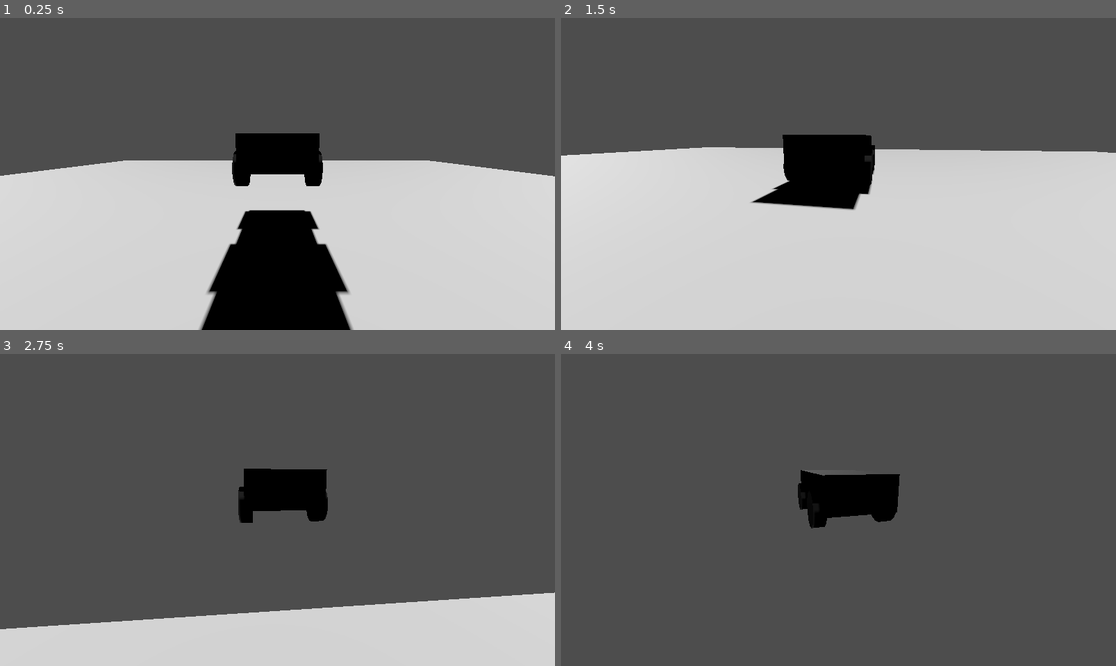
Above: before the commit, frames 1-4 (two rows, left to right).
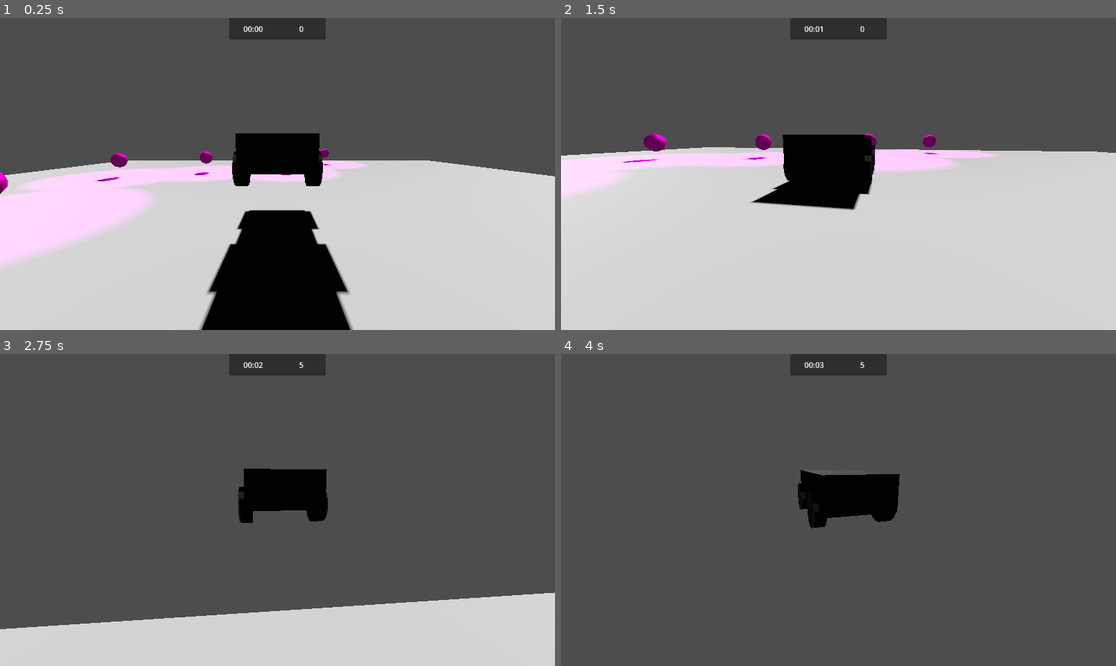
Above: after the commit, the same moments.

Repository: MilanVasko/ludum-dare-54
Game: Godot game, scene res://main.tscn
The game is run twice, just before and just after one commit, with the same random seed, the same clock (stepped at 60 frames per second) and the same inputs.
Inputs (mouse positions are in pixels of both pictures, inside the frame that each line leads up to):
- Up to frame 1 (0.25 s): no input
- Up to frame 2 (1.5 s): move the mouse to (866, 174) at 0.52 s; hold W (forward) from 0.53 s (still down); move the mouse to (810, 174) at 1.27 s
- Up to frame 3 (2.75 s): keep holding W (forward); move the mouse to (288, 503) at 2.02 s
- Up to frame 4 (4 s): keep holding W (forward); move the mouse to (832, 516) at 2.77 s; tap Enter at 3.5 s; move the mouse to (877, 513) at 3.52 s

The runs differ from the first frame. In frame 1, 7.8% of the frame differs, in the area x 0-67%, y 0-79%; in frame 2, 4.9%; in frame 3, 1.2%; in frame 4, 1.2%.

Commit message:
Add time and score

Diff:
--- /dev/null
+++ b/bounce/bounce.gd
@@ -0,0 +1,10 @@
+extends Node3D
+
+@export var speed := 5.0
+@export var transform_distance := 0.3
+
+var accum_x := 0.0
+
+func _process(delta: float) -> void:
+	accum_x = fmod(accum_x + delta * speed, 2.0 * PI)
+	position.y = sin(accum_x) * transform_distance
--- /dev/null
+++ b/hud/hud.tscn
@@ -0,0 +1,27 @@
+[gd_scene load_steps=3 format=3 uid="uid://cd1dcvn41457k"]
+
+[ext_resource type="PackedScene" uid="uid://baif8kyaxf76q" path="res://hud/time/time.tscn" id="1_q6un6"]
+[ext_resource type="PackedScene" uid="uid://b716w73tibqwd" path="res://hud/score/score.tscn" id="2_yxe5x"]
+
+[node name="HUD" type="Control"]
+layout_mode = 3
+anchors_preset = 15
+anchor_right = 1.0
+anchor_bottom = 1.0
+grow_horizontal = 2
+grow_vertical = 2
+
+[node name="TopPanel" type="Panel" parent="."]
+layout_mode = 1
+anchors_preset = -1
+anchor_left = 0.5
+anchor_right = 0.5
+offset_left = -100.0
+offset_right = 100.0
+offset_bottom = 45.0
+
+[node name="Time" parent="TopPanel" instance=ExtResource("1_q6un6")]
+layout_mode = 1
+
+[node name="Score" parent="TopPanel" instance=ExtResource("2_yxe5x")]
+layout_mode = 1
--- /dev/null
+++ b/hud/score/score.gd
@@ -0,0 +1,4 @@
+extends Label
+
+func _on_score_changed(new_score: int) -> void:
+	text = str(new_score)
--- /dev/null
+++ b/hud/score/score.tscn
@@ -0,0 +1,15 @@
+[gd_scene load_steps=2 format=3 uid="uid://b716w73tibqwd"]
+
+[ext_resource type="Script" path="res://hud/score/score.gd" id="1_4buwa"]
+
+[node name="Score" type="Label" groups=["score_subscriber"]]
+anchors_preset = -1
+anchor_left = 0.5
+anchor_right = 1.0
+anchor_bottom = 1.0
+grow_horizontal = 2
+grow_vertical = 2
+text = "asdsda"
+horizontal_alignment = 1
+vertical_alignment = 1
+script = ExtResource("1_4buwa")
--- /dev/null
+++ b/hud/time/time.gd
@@ -0,0 +1,12 @@
+extends Label
+
+func _on_time_changed(new_time: float) -> void:
+	text = format_time(new_time)
+
+func format_time(time: float) -> String:
+	var seconds := int(time) % 60
+	var minutes := int(time / 60.0)
+	return zero_padding(minutes) + str(minutes) + ":" + zero_padding(seconds) + str(seconds)
+
+func zero_padding(value: int) -> String:
+	return "0" if value < 10 else ""
--- /dev/null
+++ b/hud/time/time.tscn
@@ -0,0 +1,11 @@
+[gd_scene load_steps=2 format=3 uid="uid://baif8kyaxf76q"]
+
+[ext_resource type="Script" path="res://hud/time/time.gd" id="1_g0bbi"]
+
+[node name="Time" type="Label" groups=["time_subscriber"]]
+anchors_preset = -1
+anchor_right = 0.5
+anchor_bottom = 1.0
+horizontal_alignment = 1
+vertical_alignment = 1
+script = ExtResource("1_g0bbi")
--- a/main.tscn
+++ b/main.tscn
@@ -1,7 +1,10 @@
-[gd_scene load_steps=3 format=3 uid="uid://dovgqieigtghl"]
+[gd_scene load_steps=6 format=3 uid="uid://dovgqieigtghl"]
 
 [ext_resource type="PackedScene" uid="uid://kf16ugkwc4lc" path="res://player_car/player_car.tscn" id="1_cpk7c"]
 [ext_resource type="PackedScene" uid="uid://bup6esxve74eg" path="res://level1/level1.tscn" id="2_rmndt"]
+[ext_resource type="PackedScene" uid="uid://cd1dcvn41457k" path="res://hud/hud.tscn" id="3_kho68"]
+[ext_resource type="PackedScene" uid="uid://bfyivs8vso6vj" path="res://score_collectible/score_collectible.tscn" id="4_l8af7"]
+[ext_resource type="PackedScene" uid="uid://chvqe8d3h05qp" path="res://time_keeper/time_keeper.tscn" id="5_h83nq"]
 
 [node name="Main" type="Node3D"]
 
@@ -13,3 +16,23 @@
 [node name="OmniLight3D" type="DirectionalLight3D" parent="."]
 transform = Transform3D(1, 0, 0, 0, 0.77332, 0.634015, 0, -0.634015, 0.77332, 0, 6.36696, 6.3523)
 shadow_enabled = true
+
+[node name="HUD" parent="." instance=ExtResource("3_kho68")]
+mouse_filter = 1
+
+[node name="ScoreCollectible" parent="." instance=ExtResource("4_l8af7")]
+transform = Transform3D(1, 0, 0, 0, 1, 0, 0, 0, 1, -0.77636, 0, 9.67991)
+
+[node name="ScoreCollectible2" parent="." instance=ExtResource("4_l8af7")]
+transform = Transform3D(1, 0, 0, 0, 1, 0, 0, 0, 1, 5.73255, 0, 9.67991)
+
+[node name="ScoreCollectible3" parent="." instance=ExtResource("4_l8af7")]
+transform = Transform3D(1, 0, 0, 0, 1, 0, 0, 0, 1, 9.03252, 0, -0.838013)
+
+[node name="ScoreCollectible4" parent="." instance=ExtResource("4_l8af7")]
+transform = Transform3D(1, 0, 0, 0, 1, 0, 0, 0, 1, 11.0092, 0, 7.27548)
+
+[node name="ScoreCollectible5" parent="." instance=ExtResource("4_l8af7")]
+transform = Transform3D(1, 0, 0, 0, 1, 0, 0, 0, 1, -5.32796, 0, 15.6475)
+
+[node name="TimeKeeper" parent="." instance=ExtResource("5_h83nq")]
--- a/player_car/player_car.gd
+++ b/player_car/player_car.gd
@@ -1,4 +1,6 @@
 extends VehicleBody3D
+
+@onready var score_keeper = $ScoreKeeper
 
 const MAX_ENGINE_FORCE := 400.0
 const MAX_BRAKE_FORCE := 5.0
@@ -7,7 +9,7 @@
 const STEER_SPEED := 5.0
 var steer_angle := 0.0
 
-func _process(delta: float) -> void:
+func _process(_delta: float) -> void:
 	if Input.is_action_just_pressed("ui_cancel"):
 		get_tree().quit()
 
@@ -26,3 +28,6 @@
 	elif steer_angle < steer_target:
 		steer_angle = min(steer_angle + steer_delta, steer_target)
 	steering = steer_angle
+
+func add_score(new_score: int) -> void:
+	score_keeper.add_score(new_score)
--- a/player_car/player_car.tscn
+++ b/player_car/player_car.tscn
@@ -1,14 +1,15 @@
-[gd_scene load_steps=6 format=3 uid="uid://kf16ugkwc4lc"]
+[gd_scene load_steps=7 format=3 uid="uid://kf16ugkwc4lc"]
 
 [ext_resource type="Script" path="res://player_car/player_car.gd" id="1_la0by"]
 [ext_resource type="PackedScene" uid="uid://dfgt0s85fcnto" path="res://player_car/player_car.glb" id="1_pw2fn"]
 [ext_resource type="PackedScene" uid="uid://da1atcj5fwvi3" path="res://player_car/wheel/wheel.tscn" id="3_fn13r"]
 [ext_resource type="PackedScene" uid="uid://by2c8n5h1mrn2" path="res://player_camera/player_camera.tscn" id="4_7qoj3"]
+[ext_resource type="PackedScene" uid="uid://dtmrsro6h4dyr" path="res://score_keeper/score_keeper.tscn" id="5_afi3m"]
 
 [sub_resource type="BoxShape3D" id="BoxShape3D_2mcdp"]
 size = Vector3(2, 1.3, 4)
 
-[node name="Car" type="VehicleBody3D"]
+[node name="PlayerCar" type="VehicleBody3D" groups=["player"]]
 center_of_mass_mode = 1
 script = ExtResource("1_la0by")
 
@@ -36,3 +37,5 @@
 transform = Transform3D(1, 0, 0, 0, 1, 0, 0, 0, 1, -1, 0.5, -1.2)
 
 [node name="Camera" parent="." instance=ExtResource("4_7qoj3")]
+
+[node name="ScoreKeeper" parent="." instance=ExtResource("5_afi3m")]
--- /dev/null
+++ b/score_collectible/score_collectible.gd
@@ -0,0 +1,9 @@
+extends Area3D
+
+@export
+var score_amount := 5
+
+func _on_body_entered(body: Node3D) -> void:
+	if body.has_method("add_score"):
+		body.add_score(score_amount)
+		queue_free()
--- /dev/null
+++ b/score_collectible/score_collectible.tscn
@@ -0,0 +1,28 @@
+[gd_scene load_steps=5 format=3 uid="uid://bfyivs8vso6vj"]
+
+[ext_resource type="Script" path="res://score_collectible/score_collectible.gd" id="1_de7wd"]
+[ext_resource type="PackedScene" uid="uid://dpqbyyi10s8i1" path="res://score_collectible/score_collectible.glb" id="1_p0m4i"]
+[ext_resource type="Script" path="res://bounce/bounce.gd" id="3_4bh1d"]
+
+[sub_resource type="SphereShape3D" id="SphereShape3D_lg5lw"]
+radius = 1.0
+
+[node name="ScoreCollectible" type="Area3D"]
+script = ExtResource("1_de7wd")
+
+[node name="Position" type="Node3D" parent="."]
+transform = Transform3D(1, 0, 0, 0, 1, 0, 0, 0, 1, 0, 1, 0)
+
+[node name="Mesh" parent="Position" instance=ExtResource("1_p0m4i")]
+script = ExtResource("3_4bh1d")
+speed = 4.0
+transform_distance = 0.2
+
+[node name="OmniLight3D" type="OmniLight3D" parent="Position/Mesh"]
+light_color = Color(1, 0, 1, 1)
+
+[node name="CollisionShape3D" type="CollisionShape3D" parent="."]
+transform = Transform3D(1, 0, 0, 0, 1, 0, 0, 0, 1, 0, 1, 0)
+shape = SubResource("SphereShape3D_lg5lw")
+
+[connection signal="body_entered" from="." to="." method="_on_body_entered"]
--- /dev/null
+++ b/score_keeper/score_keeper.gd
@@ -0,0 +1,13 @@
+extends Node
+
+var current_score := 0
+
+func _ready() -> void:
+	set_score(0)
+
+func add_score(new_score: int) -> void:
+	set_score(current_score + new_score)
+
+func set_score(new_score: int) -> void:
+	current_score = new_score
+	get_tree().call_group("score_subscriber", "_on_score_changed", new_score)
--- /dev/null
+++ b/score_keeper/score_keeper.tscn
@@ -0,0 +1,6 @@
+[gd_scene load_steps=2 format=3 uid="uid://dtmrsro6h4dyr"]
+
+[ext_resource type="Script" path="res://score_keeper/score_keeper.gd" id="1_ll8nr"]
+
+[node name="ScoreKeeper" type="Node"]
+script = ExtResource("1_ll8nr")
--- /dev/null
+++ b/time_keeper/time_keeper.gd
@@ -0,0 +1,13 @@
+extends Node
+
+var current_time := 0.0
+
+func _ready() -> void:
+	set_time(0.0)
+
+func _process(delta: float) -> void:
+	set_time(current_time + delta)
+
+func set_time(new_time: float) -> void:
+	current_time = new_time
+	get_tree().call_group("time_subscriber", "_on_time_changed", current_time)
--- /dev/null
+++ b/time_keeper/time_keeper.tscn
@@ -0,0 +1,6 @@
+[gd_scene load_steps=2 format=3 uid="uid://chvqe8d3h05qp"]
+
+[ext_resource type="Script" path="res://time_keeper/time_keeper.gd" id="1_nr8pb"]
+
+[node name="TimeKeeper" type="Node"]
+script = ExtResource("1_nr8pb")
Binary file added: score_collectible/score_collectible.glb
Not shown, added: score_collectible/score_collectible.glb.import
Not shown, added: score_collectible/score_collectible.blend
